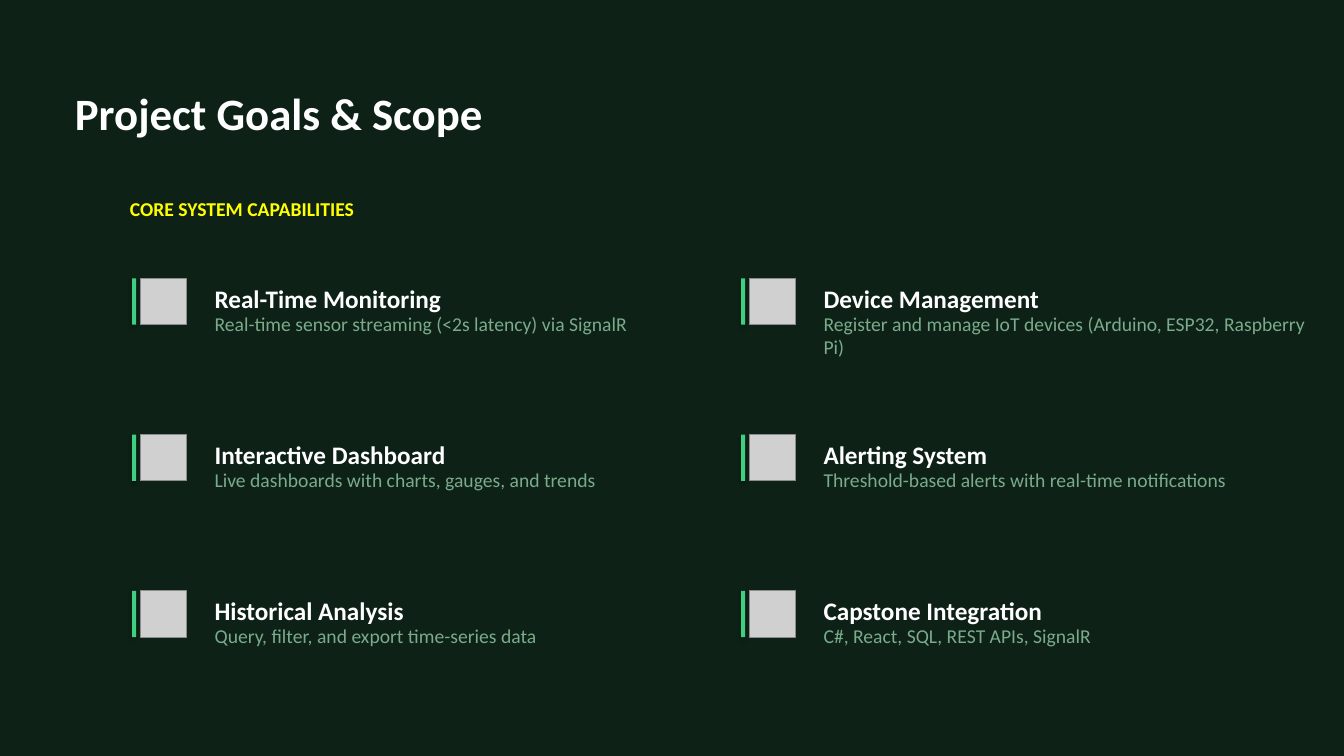
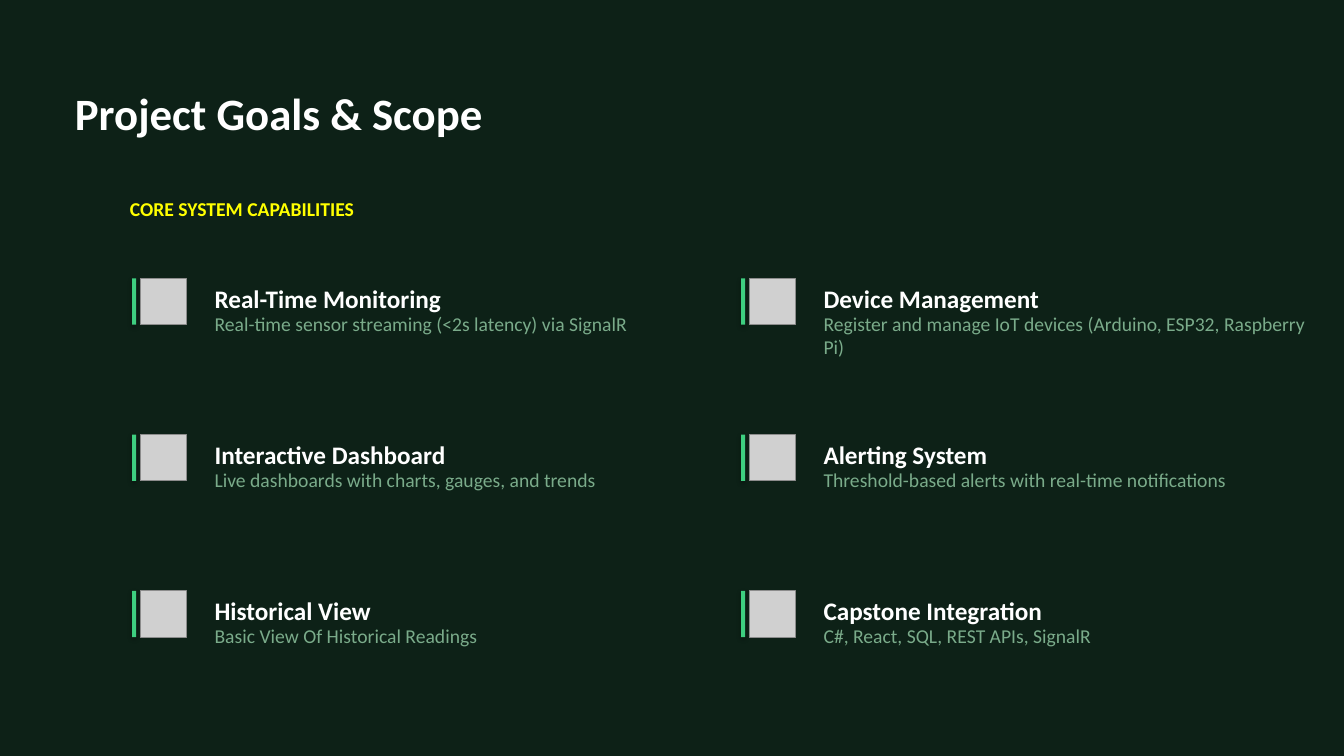
Before and after one commit to TranRTC/capstone_project, a slide deck: slide 4 of Documents/Presentation/Capstone Project Presentation.pptx. Drawn at 1344x756 pixels with LibreOffice and Linux fonts; fonts in the diff are those of the drawing; grey boxes stand for pictures. Boxes give left, top, right and bottom in pixels: in the first picture for what was removed or moved away, otherwise in the second. Text is boxed around its words. In the diff, an @@ line names an element or a change of style, - is before the commit and + after.

```diff
--- a/Documents/Presentation/Capstone Project Presentation.pptx
+++ b/Documents/Presentation/Capstone Project Presentation.pptx
@@ text at box(215, 602, 370, 620): text changed @@
-Historical Analysis
+Historical View
@@ text at box(215, 629, 476, 647): text changed @@
-Query, filter, and export time-series data
+Basic View Of Historical Readings
```
Also in this commit, not shown: 1 other slide changed, 14 other files.
